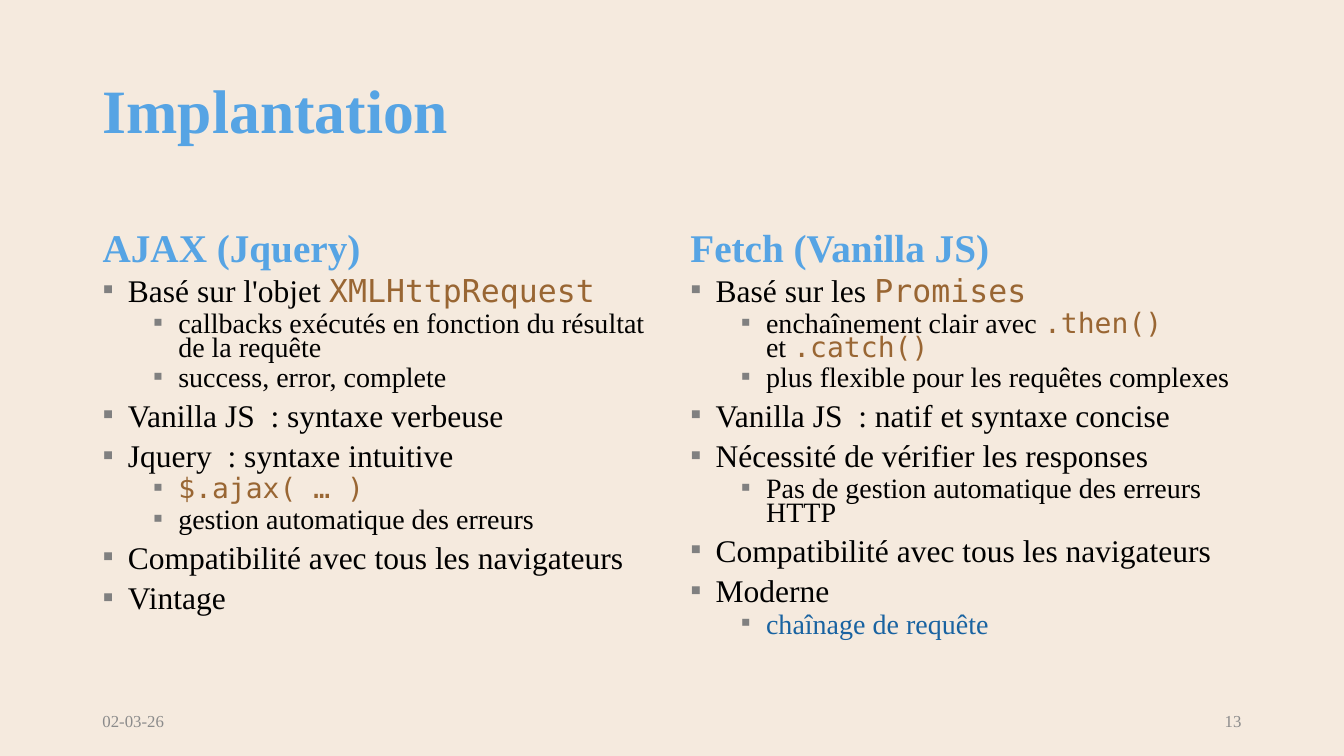
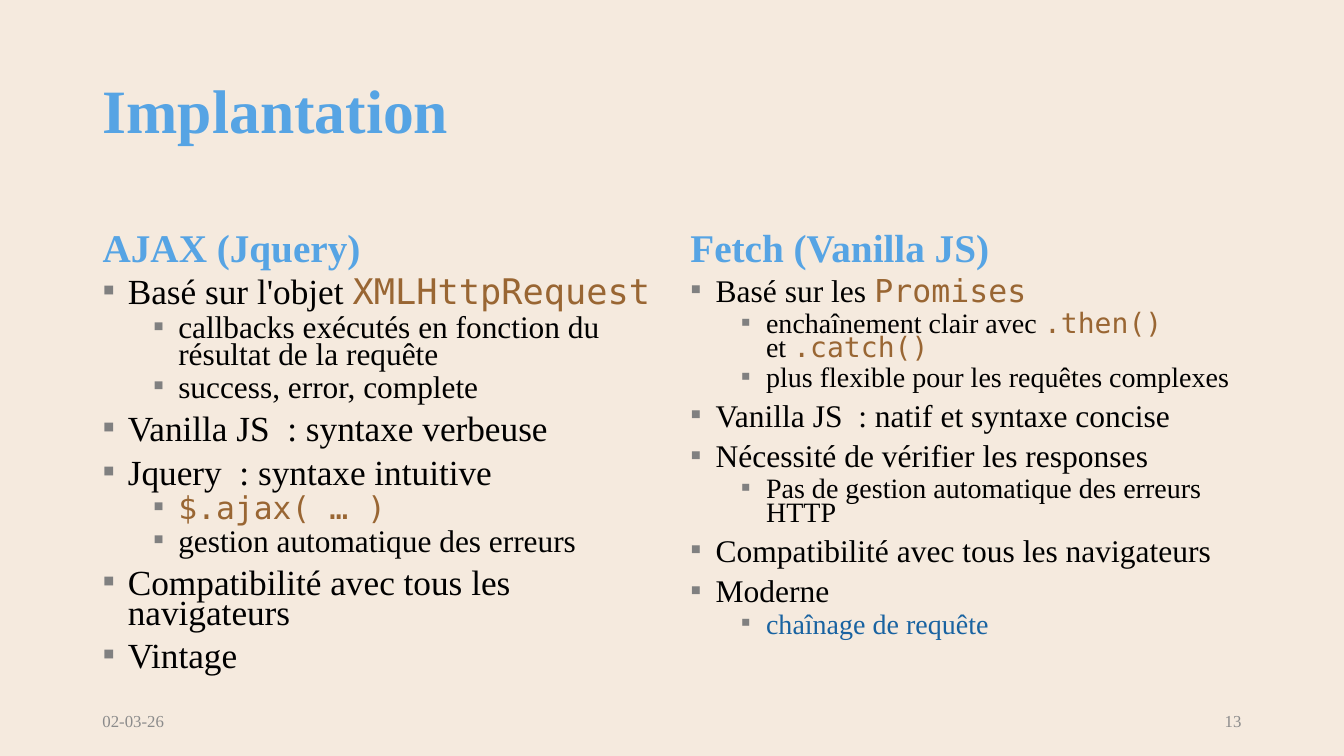
Before and after one commit to AlainWafflard/4IPW3, a slide deck: slide 13 of syllabus/27_requête_asynchrone/syllabus_27_async.pptx. Drawn at 1344x756 pixels with LibreOffice and Linux fonts; fonts in the diff are those of the drawing; background and template pictures are left out. Boxes give left, top, right and bottom in pixels: in the first picture for what was removed or moved away, otherwise in the second. Text is boxed around its words. In the diff, an @@ line names an element or a change of style, - is before the commit and + after.

```diff
--- a/syllabus/27_requête_asynchrone/syllabus_27_async.pptx
+++ b/syllabus/27_requête_asynchrone/syllabus_27_async.pptx
@@ text "Basé sur l'objet XMLHttpRequest" at [128, 278, 650, 675]: size 22.5 to 25.2 pt in "Basé sur l'objet XMLHttpRequest", "Vanilla JS : syntaxe verbeuse", "Jquery : syntaxe intuitive", "Compatibilité avec tous les navigateurs" and 1 more places; size 20 to 22.4 pt in "callbacks exécutés en fonction du résultat de ...", "success, error, complete", "$.ajax( … )", "gestion automatique des erreurs" @@
```
Also in this commit, not shown: 1 other slide changed, 35 other files.
